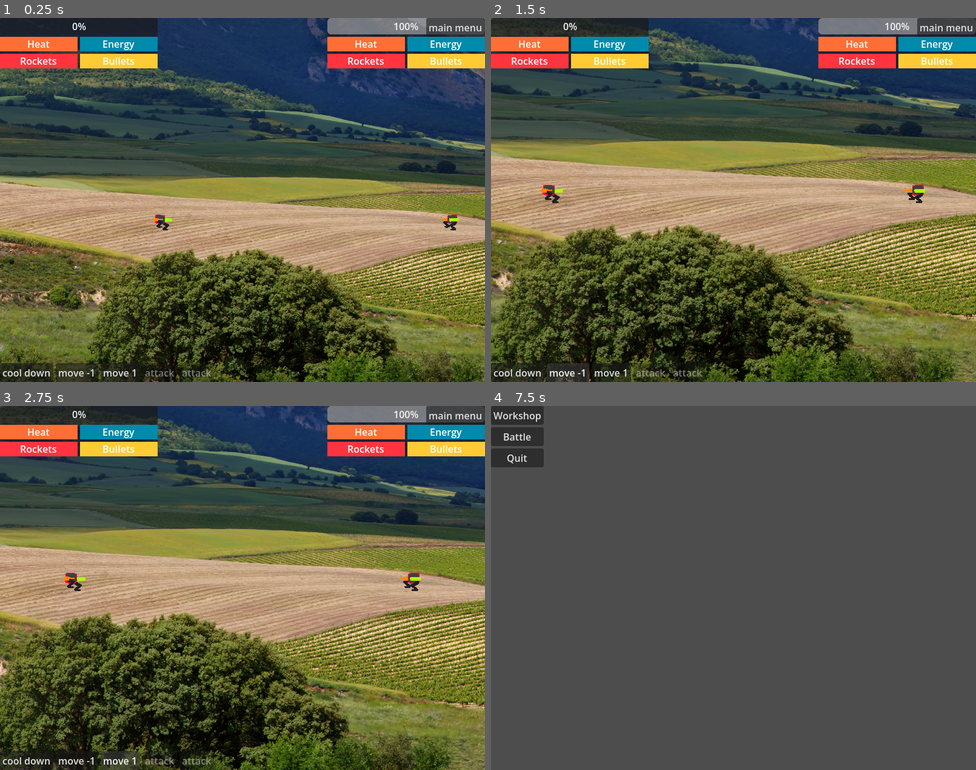
Above: before the commit, frames 1-4 (two rows, left to right).
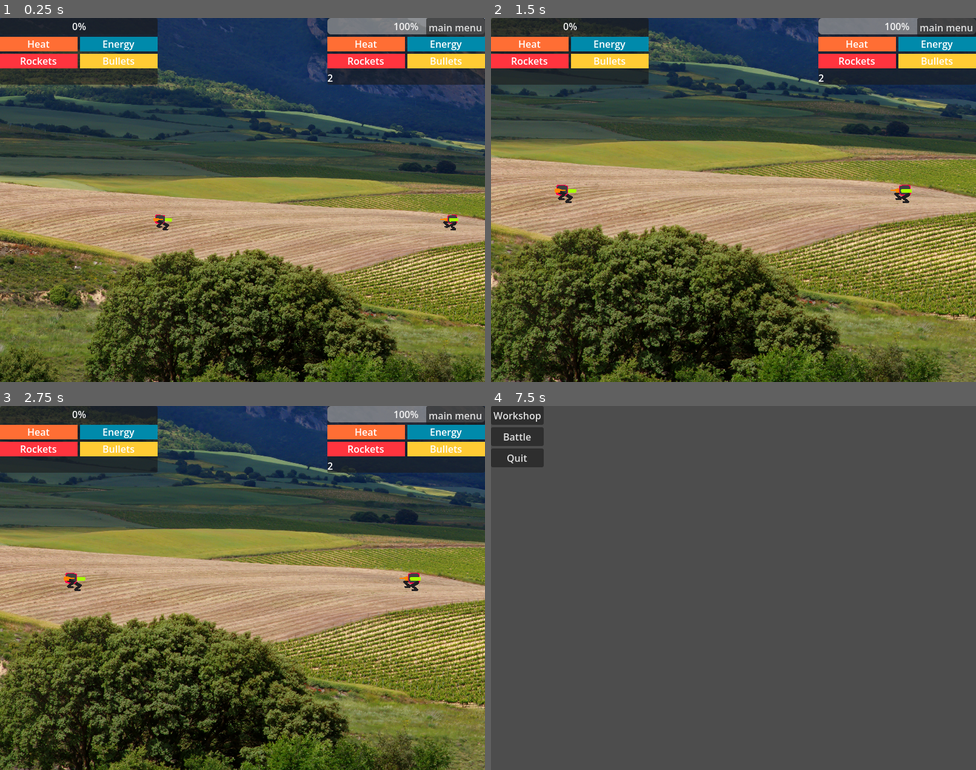
Above: after the commit, the same moments.

Repository: SnekOfSpice/micro-mechs
Game: Godot game, scene res://world/battle/battle_stage.tscn
Two runs of this game, one before a commit and one after it. Both use one fixed random seed, a clock stepped at 60 frames per second and the inputs below. This scene is started directly instead of the project's main scene.
Inputs (mouse positions are in pixels of both pictures, inside the frame that each line leads up to):
- Up to frame 1 (0.25 s): no input
- Up to frame 2 (1.5 s): click (520, 371) at 0.5 s, where only the run before the commit has a clickable "cool down"; click (568, 371) at 1.25 s, where only the run before the commit has a clickable "move -1"
- Up to frame 3 (2.75 s): click (121, 759) at 2 s, where only the run before the commit has a clickable "move 1"
- Up to frame 4 (7.5 s): click (520, 759) at 2.75 s, where only the run before the commit has a clickable "cool down"; click (568, 759) at 3.5 s, where only the run before the commit has a clickable "move -1"; click (612, 759) at 4.25 s, where only the run before the commit has a clickable "move 1"; click (520, 759) at 5 s, where only the run before the commit has a clickable "cool down"; click (568, 759) at 5.75 s, where only the run before the commit has a clickable "move -1"; click (612, 759) at 6.5 s, where only the run before the commit has a clickable "move 1"; click "main menu" at 7.25 s

The runs differ from the first frame. In frame 1, 3.8% of the frame differs, in the area x 0-100%, y 13-100%; in frame 2, 41%, in the area x 0-100%, y 0-100%; in frame 3, 3.6%; in frame 4, nothing differs.
Error in both runs: Invalid access to property or key 'weapon_list' on a base object of type 'null instance'. (res://mech.gd:27)

Commit message:
acts

Diff:
--- a/combat_stats.gd
+++ b/combat_stats.gd
@@ -1,6 +1,12 @@
 extends Resource
 class_name CombatStats
 
+
+var actions_left := 2:
+	set(value):
+		if value != actions_left:
+			actions_left = value
+			emit_changed()
 
 var health : int:
 	set(value):
--- a/game/mech/actions/action.gd
+++ b/game/mech/actions/action.gd
@@ -12,6 +12,6 @@
 var owner : Mech
 
 
-
-@abstract func do()
+func do():
+	owner.decrement_actions()
 @abstract func can_do() -> bool
--- a/game/mech/actions/action_cool_down.gd
+++ b/game/mech/actions/action_cool_down.gd
@@ -3,6 +3,7 @@
 
 
 func do():
+	super()
 	owner.cool_down()
 
 
--- a/game/mech/actions/action_move.gd
+++ b/game/mech/actions/action_move.gd
@@ -7,6 +7,7 @@
 var distance : int
 
 func do():
+	super()
 	# TODO fancier: if distance in config is > 1, get a selection for how far to go
 	owner.move(distance)
 
--- a/game/mech/actions/action_weapon.gd
+++ b/game/mech/actions/action_weapon.gd
@@ -7,6 +7,7 @@
 
 
 func do():
+	super()
 	Global.battle_stage.do_attack(owner, weapon_index)
 
 
--- a/game/systems/phase_manager/phase_act.gd
+++ b/game/systems/phase_manager/phase_act.gd
@@ -3,8 +3,11 @@
 
 
 func enter_state() -> void:
+	super()
+	print("act")
 	pass
 
 
 func exit_state() -> void:
+	super()
 	pass
--- a/game/systems/phase_manager/phase_cleanup.gd
+++ b/game/systems/phase_manager/phase_cleanup.gd
@@ -3,9 +3,11 @@
 
 
 func enter_state() -> void:
-	# reduce head
+	print("reduce heat")
+	super()
 	pass
 
 
 func exit_state() -> void:
+	super()
 	pass
--- a/game/systems/phase_manager/phase_pass_to_other.gd
+++ b/game/systems/phase_manager/phase_pass_to_other.gd
@@ -3,8 +3,12 @@
 
 
 func enter_state() -> void:
+	print("pass to other")
+	Global.active_mech = Global.get_other_mech(Global.active_mech)
+	super()
 	pass
 
 
 func exit_state() -> void:
+	super()
 	pass
--- a/game/systems/phase_manager/phase_start_turn.gd
+++ b/game/systems/phase_manager/phase_start_turn.gd
@@ -3,9 +3,12 @@
 
 
 func enter_state() -> void:
-	# generate energy
+	print("generate energy")
+	Global.active_mech.refill_actions()
+	super()
 	pass
 
 
 func exit_state() -> void:
+	super()
 	pass
--- a/game/workshop/workshop.gd
+++ b/game/workshop/workshop.gd
@@ -44,7 +44,6 @@
 			var button := Button.new()
 			button.text = w
 			button.pressed.connect(func():
-				printt(i, button.text)
 				$Mech.config.set_weapon(i, button.text)
 				)
 			selections.add_child(button)
--- a/mech.gd
+++ b/mech.gd
@@ -115,7 +115,7 @@
 
 	if not ResourceLoader.exists(leg_path):
 		return
-	print("loading legs" , tech_id)
+
 	var front : LegPivot = load(leg_path).instantiate()
 	var back : LegPivot = load(leg_path).instantiate()
 
@@ -277,3 +277,13 @@
 		if not vis.is_on_screen():
 			return false
 	return true
+
+
+func decrement_actions():
+	var prev := combat_stats.actions_left
+	combat_stats.actions_left -= 1
+	if combat_stats.actions_left <= 0 and prev > 0:
+		PhaseManager.advance_phase()
+
+func refill_actions():
+	combat_stats.actions_left = 2
--- a/parts/mech_config.gd
+++ b/parts/mech_config.gd
@@ -5,7 +5,6 @@
 
 @export var torso_id := "":
 	set(new_value):
-		print(new_value)
 		if torso_id != new_value:
 			torso_id = new_value
 			emit_changed()
--- a/pivot.gd
+++ b/pivot.gd
@@ -23,11 +23,9 @@
 		sprite.position.x = -sprite.position.x
 	else:
 		var width := sprite.texture.get_width()
-		if name == "Leg1Front": print("flipped ", sprite.flip_h, " pos ", sprite.position.x )
 		if sprite.flip_h:
 			sprite.position.x = -(sprite.position.x + width)
 		else:
 			sprite.position.x = -(width + sprite.position.x)
-		if name == "Leg1Front": print("position is now ", sprite.position.x)
 	sprite.flip_h = flipped
 	in_front = not in_front
--- a/world/battle/battle_stage.gd
+++ b/world/battle/battle_stage.gd
@@ -48,9 +48,11 @@
 	await get_tree().process_frame
 	mech1.initialize_combat_stats()
 	mech2.initialize_combat_stats()
+	mech1.combat_stats.actions_left = 1
+	mech2.combat_stats.actions_left = 0
 	%PlayerHUD.populate_player_actions(mech1.get_action_list())
-
-
+	Global.active_mech = mech1
+	PhaseManager.begin_match()
 
 
 func _update_flips():
--- a/world/battle/mech_status_container.gd
+++ b/world/battle/mech_status_container.gd
@@ -25,3 +25,5 @@
 		var node := find_child(thing.capitalize())
 		node.max_value = mech.combat_stats.get("%s_max" % thing)
 		node.value = mech.combat_stats.get(thing)
+
+	%Actions.text = str(mech.combat_stats.actions_left)
--- a/world/battle/mech_status_container.tscn
+++ b/world/battle/mech_status_container.tscn
@@ -95,3 +95,7 @@
 text = "Bullets"
 horizontal_alignment = 1
 vertical_alignment = 1
+
+[node name="Actions" type="Label" parent="VBoxContainer" unique_id=145634702]
+unique_name_in_owner = true
+layout_mode = 2
--- a/world/battle/player_hud.gd
+++ b/world/battle/player_hud.gd
@@ -5,7 +5,14 @@
 
 func _ready() -> void:
 	Global.hud = self
+	EventBus.combat_stats_changed.connect(_on_combat_stats_changed)
 
+
+func _on_combat_stats_changed(mech : Mech):
+	if mech != Global.player_mech:
+		return
+
+	%ActionsContainer.visible = mech.combat_stats.actions_left > 0
 
 func register_mechs_to_track(player_mech : Mech, npc_mech : Mech):
 	%MechStatusContainer.tracking_mech = player_mech
